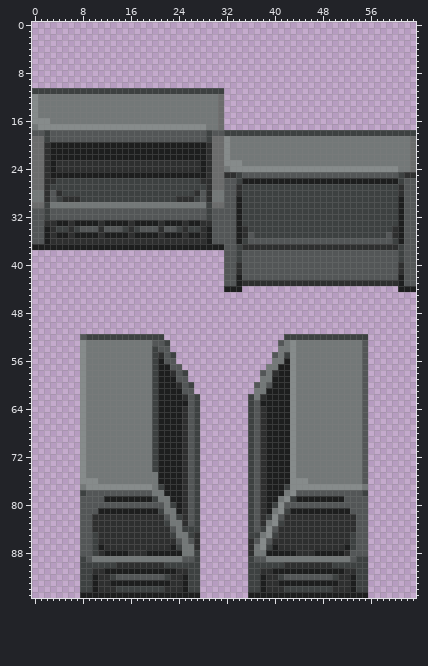
A sprite sheet gets an edit: Resources/Textures/_Nuclear14/Structures/Furniture/Store_Furniture/delistand.rsi/deli_stand.png. The first picture shows the starting point.
The file is 64x96 pixels.
Now the later version:
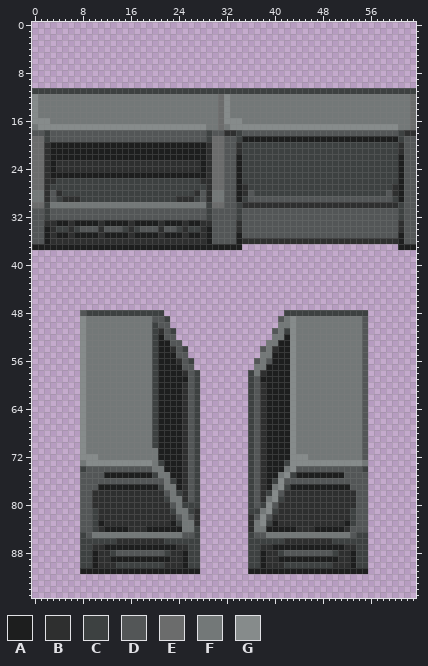
Palette (. is transparent): A #1d1e1e  B #2e2f2f  C #3d4141  D #535657  E #6b6c6c  F #737878  G #868b8b
The exact change:
y 11: x 32..63 ................................ -> CCCCCCCCCCCCCCCCCCCCCCCCCCCCCCCC
y 12..15: x 32..63 ................................ -> GFFFFFFFFFFFFFFFFFFFFFFFFFFFFFFE
y 16: x 32..63 ................................ -> GGGFFFFFFFFFFFFFFFFFFFFFFFFFFFFE
y 17: x 32..63 ................................ -> FGGGGGGGGGGGGGGGGGGGGGGGGGGGGFFE
y 18: x 32..33 CC -> BB; x 35..60 CCCCCCCCCCCCCCCCCCCCCCCCCC -> DDDDDDDDDDDDDDDDDDDDDDDDDD; x 62..63 CC -> BB
y 19: x 32..63 GFFFFFFFFFFFFFFFFFFFFFFFFFFFFFFE -> DDCAAAAAAAAAAAAAAAAAAAAAAAAAACDD
y 20..21: x 32..63 GFFFFFFFFFFFFFFFFFFFFFFFFFFFFFFE -> DDBCCCCCCCCCCCCCCCCCCCCCCCCCCBDD
y 22: x 32..63 GFFFFFFFFFFFFFFFFFFFFFFFFFFFFFFE -> DDACCCCCCCCCCCCCCCCCCCCCCCCCCADD
y 23: x 32..63 GGGFFFFFFFFFFFFFFFFFFFFFFFFFFFFE -> DDACCCCCCCCCCCCCCCCCCCCCCCCCCADD
y 24: x 32..63 FGGGGGGGGGGGGGGGGGGGGGGGGGGGGFFE -> DDACCCCCCCCCCCCCCCCCCCCCCCCCCADD
y 25: x 32..63 BBCDDDDDDDDDDDDDDDDDDDDDDDDDDCBB -> DDACCCCCCCCCCCCCCCCCCCCCCCCCCADD
y 26: x 34..61 CAAAAAAAAAAAAAAAAAAAAAAAAAAC -> ACCCCCCCCCCCCCCCCCCCCCCCCCCA
y 27: x 34..35 BC -> AB; x 60..61 CB -> BA
y 28: x 34..36 BCC -> ABD; x 59..61 CCB -> DBA
y 29: x 36..59 CCCCCCCCCCCCCCCCCCCCCCCC -> DDDDDDDDDDDDDDDDDDDDDDDD
y 30: x 34..61 ACCCCCCCCCCCCCCCCCCCCCCCCCCA -> CBBBBBBBBBBBBBBBBBBBBBBBBBBC
y 31..32: x 34..61 ACCCCCCCCCCCCCCCCCCCCCCCCCCA -> CDDDDDDDDDDDDDDDDDDDDDDDDDDC
y 33: x 34..61 ACCCCCCCCCCCCCCCCCCCCCCCCCCA -> BDDDDDDDDDDDDDDDDDDDDDDDDDDB
y 34: x 34..61 ABCCCCCCCCCCCCCCCCCCCCCCCCBA -> BDDDDDDDDDDDDDDDDDDDDDDDDDDB
y 35: x 35 B -> D; x 37..58 CCCCCCCCCCCCCCCCCCCCCC -> DDDDDDDDDDDDDDDDDDDDDD; x 60 B -> D
y 36: x 35..60 CDDDDDDDDDDDDDDDDDDDDDDDDC -> BBBBBBBBBBBBBBBBBBBBBBBBBB
y 37: x 32..63 DDCBBBBBBBBBBBBBBBBBBBBBBBBBBCDD -> AAA..........................AAA
y 38..39: x 32..63 DDCDDDDDDDDDDDDDDDDDDDDDDDDDDCDD -> ................................
y 40..41: x 32..63 DDBDDDDDDDDDDDDDDDDDDDDDDDDDDBDD -> ................................
y 42: x 32..63 DDADDDDDDDDDDDDDDDDDDDDDDDDDDADD -> ................................
y 43: x 32..63 DDABBBBBBBBBBBBBBBBBBBBBBBBBBADD -> ................................
y 44: x 32..34 AAA -> ...; x 61..63 AAA -> ...
y 48: x 8..21 .............. -> DCCCCCCCCCCCCC; x 42..55 .............. -> CCCCCCCCCCCCCC
y 49: x 8..22 ............... -> GFFFFFFFFFFFDDC; x 41..55 ............... -> DFGFFFFFFFFFFFD
y 50: x 8..22 ............... -> GFFFFFFFFFFFCDD; x 41..55 ............... -> FFGFFFFFFFFFFFD
y 51: x 8..23 ................ -> GFFFFFFFFFFFCBDC; x 40..55 ................ -> DFCGFFFFFFFFFFFD
y 52: x 8..19 DCCCCCCCCCCC -> GFFFFFFFFFFF; x 21..23 C.. -> ADD; x 40..55 ..CCCCCCCCCCCCCC -> FFAGFFFFFFFFFFFD
y 53: x 20..24 DDC.. -> CAADD; x 39..42 ..DF -> FFAA
y 54: x 21..25 DD... -> AABDC; x 38..42 ...FF -> DFBAA
y 55: x 21..25 BDC.. -> AAADD; x 38..42 ..DFC -> FFAAA
y 56: x 22..26 DD... -> AABDC; x 37..41 ...FF -> DFDAA
y 57: x 23..26 DD.. -> AADD; x 37..40 ..FF -> FFAA
y 58: x 23..27 BDC.. -> AABDC; x 36..40 ..DFB -> CFBAA
y 59: x 24..27 DD.. -> AADC; x 36..39 ..FF -> CDAA
y 60: x 24..27 BDC. -> ABDC; x 36 . -> C; x 38..39 FD -> BA
y 61: x 25 D -> B; x 27 . -> C; x 36..38 .FF -> CDB
y 62: x 37 F -> D
y 63: x 25 A -> B; x 38 A -> B
y 71: x 20 C -> F
y 72: x 9..10 FF -> GG; x 20 C -> F; x 44..45 FF -> GG
y 73: x 8..21 GFFFFFFFFFFFCA -> FGGGGGGGGGGGFC; x 42 A -> C; x 44..55 FFFFFFFFFFFD -> GGGGGGGGGGGF
y 74: x 8..21 GFFFFFFFFFFFCA -> CDDDDDDDDDDDFF; x 42 A -> F; x 44..55 FFFFFFFFFFFD -> DDDDDDDDDDDC
y 75: x 8..22 GFFFFFFFFFFFFAA -> DDDDAAAAAAAACFF; x 41..54 AAGFFFFFFFFFFF -> FGCAAAAAAAADDD
y 76: x 8..23 GGGFFFFFFFFFFAAA -> DDDDDDDDDDDDDDFC; x 40..54 AAAGGGFFFFFFFFF -> CGDDDDDDDDDDDDD
y 77: x 8..20 FGGGGGGGGGGGF -> DDDAAAAAAAAAA; x 22..23 AA -> FF; x 40..41 AA -> FG; x 43..55 GGGGGGGGGGGGF -> AAAAAAAAAADDD
y 78: x 8 C -> D; x 10..24 DDDDDDDDDDFFAAA -> BBBBBBBBBBBBDFC; x 39..53 AAAFGDDDDDDDDDD -> CGDBBBBBBBBBBBB; x 55 C -> D
y 79: x 10..24 DDAAAAAAAACFFAA -> BBBBBBBBBBBBCFF; x 39..53 AAFGCAAAAAAAADD -> FGCBBBBBBBBBBBB
y 80: x 10..26 DDDDDDDDDDDDFCABD -> BBBBBBBBBBBBBDFCC; x 38..53 BACGDDDDDDDDDDDD -> CGDBBBBBBBBBBBBB
y 81: x 10..27 DAAAAAAAAAACFFABDC -> CBBBBBBBBBBBBCFFCB; x 37..53 DBAFGCAAAAAAAAAAD -> CFGCBBBBBBBBBBBBC
y 82: x 10 B -> C; x 22..25 DFCB -> BBDF; x 27 C -> B; x 36 C -> B; x 38..41 BCGD -> GDBB; x 53 B -> C
y 83: x 10..11 BB -> CA; x 22..27 CFFBDC -> BACFFB; x 36..41 CDBFGC -> BFGCAB; x 52..53 BB -> AC
y 84: x 10 B -> C; x 12..15 BBBB -> AAAA; x 19..26 BBBBDFCC -> AAAAAAFF; x 36..43 CDCGDBBB -> BFFAAAAA; x 47..51 BBBBB -> AAAAA; x 53 B -> D
y 85: x 8 D -> C; x 10..23 CBBBBBBBBBBBBC -> FFFFFFFFFFFFFF; x 25..27 FCB -> DDC; x 37..55 CFGCBBBBBBBBBBBBCDD -> DDFFFFFFFFFFFFFFDCC
y 86: x 8..9 DD -> CC; x 11..13 BBB -> CCC; x 22..27 BBDFDB -> CCCCCC; x 36..41 BDGDBB -> CCCCCC; x 50..52 BBB -> CCC; x 54..55 DD -> CC
y 87: x 8..22 DDCABBBBBBBBBBB -> CCBBAAAAAAAAAAA; x 24..27 CFFB -> BBCC; x 36..39 BFGC -> CCBB; x 41..55 BBBBBBBBBBBACDD -> AAAAAAAAAAABBCC
y 88: x 8..10 DDC -> CCA; x 12..26 AAAABBBAAAAAAFF -> BCDDDDDDDDCBBAC; x 36..51 BFFAAAAABBBAAAAA -> CCABBCDDDDDDDDCB; x 53..55 DDD -> ACC
y 89: x 9..26 DFFFFFFFFFFFFFFFDD -> CABBAAAAAAAAAABBAC; x 37..53 DDFFFFFFFFFFFFFFD -> CABBAAAAAAAAAABBA
y 90: x 10..25 CCCCBBBBBBBBCCCC -> ABBBCCCCCCCCBBBA; x 38..53 CCCCBBBBBBBBCCCC -> ABBBCCCCCCCCBBBA
y 91: x 8..11 CCBB -> AAAA; x 24..27 BBCC -> AAAA; x 36..39 CCBB -> AAAA; x 52..55 BBCC -> AAAA
y 92: x 8..27 CCABBCDDDDDDDDCBBACC -> ....................; x 36..55 CCABBCDDDDDDDDCBBACC -> ....................
y 93: x 8..27 CCABBAAAAAAAAAABBACC -> ....................; x 36..55 CCABBAAAAAAAAAABBACC -> ....................
y 94: x 8..27 CCABBBCCCCCCCCBBBACC -> ....................; x 36..55 CCABBBCCCCCCCCBBBACC -> ....................
y 95: x 8..27 AAAAAAAAAAAAAAAAAAAA -> ....................; x 36..55 AAAAAAAAAAAAAAAAAAAA -> ....................
Where, in picture pixels (left, top, right, bottom), the same in both pictures:
changed: (224, 88, 416, 292)
changed: (80, 310, 200, 406)
changed: (248, 310, 368, 406)
changed: (80, 448, 200, 598)
changed: (248, 454, 368, 598)
